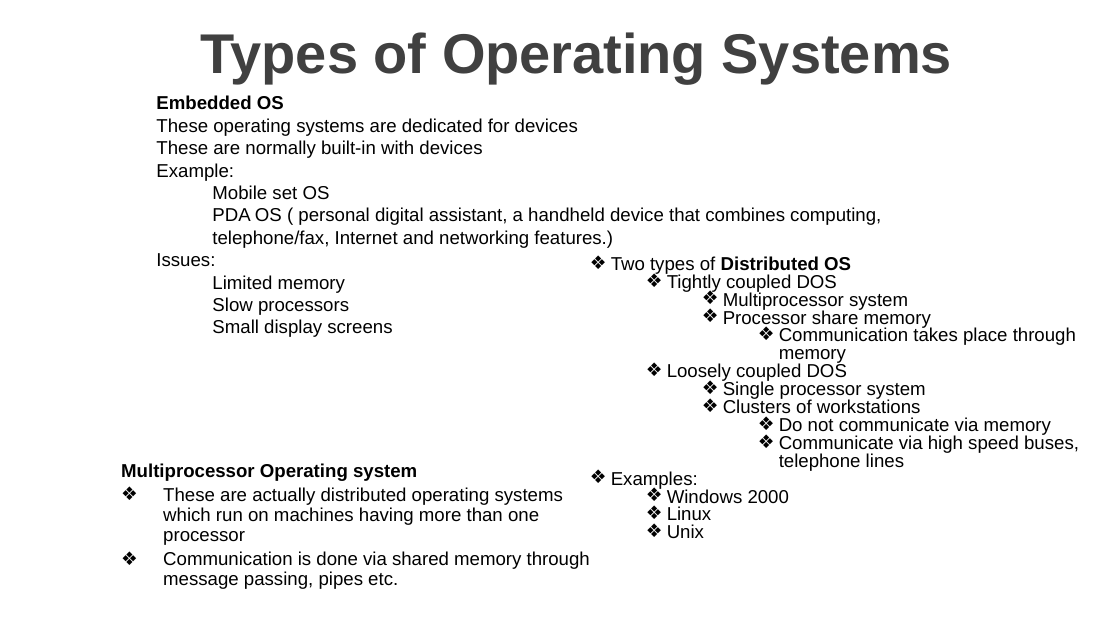
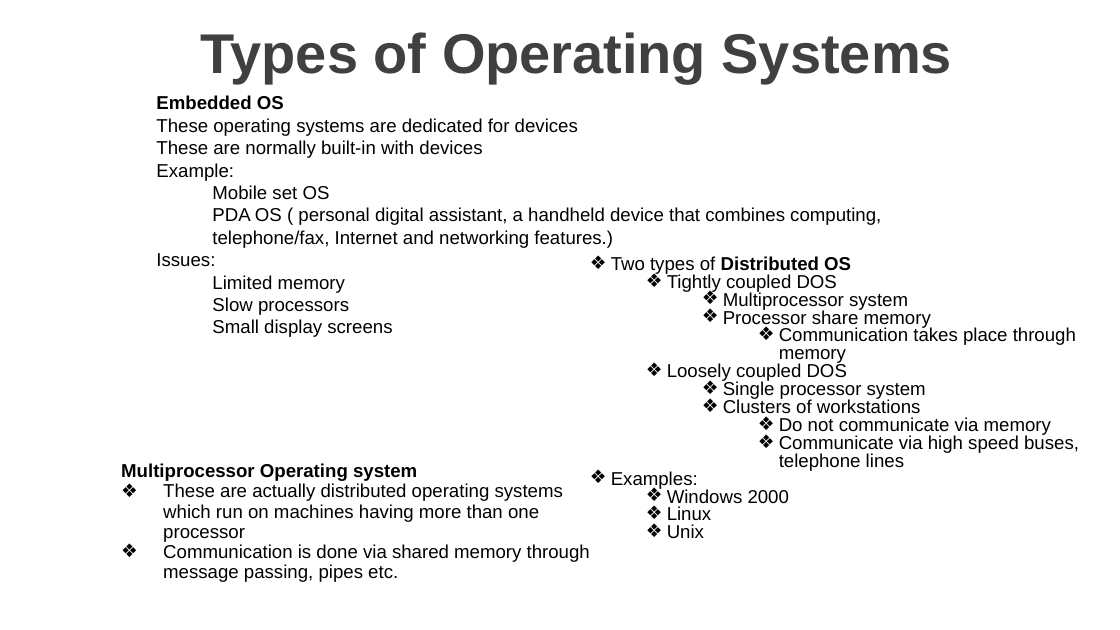
Before and after one commit to HussainDurrani1/uni-material, a slide deck: slide 16 of Semester_5/OS/OS-Slides/1.OS.pptx. Drawn at 1120x630 pixels with LibreOffice and Linux fonts; fonts in the diff are those of the drawing; background and template pictures are left out. Boxes give left, top, right and bottom in pixels: in the first picture for what was removed or moved away, otherwise in the second. Text is boxed around its words. In the diff, an @@ line names an element or a change of style, - is before the commit and + after.

```diff
--- a/Semester_5/OS/OS-Slides/1.OS.pptx
+++ b/Semester_5/OS/OS-Slides/1.OS.pptx
@@ text "Multiprocessor Operating system" at [121,463,590,582]: less space between paragraphs @@
```
Also in this commit, not shown: 7 other slides changed, 54 other files.
